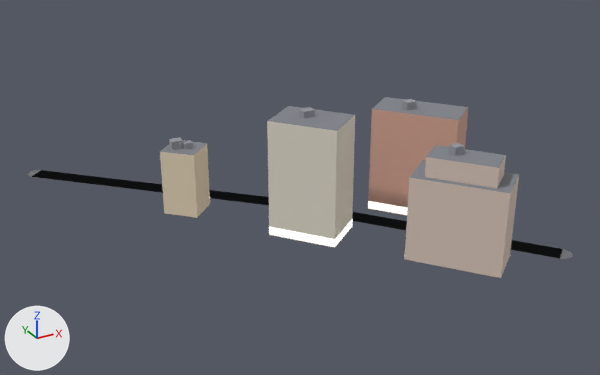
One commit to the glTF model apps/client/public/cities/moscow_synth/tiles/-3_3.glb: the scene before it, then after it.
One viewpoint serves both versions: a 50 mm lens placed at (-731.0, -1060.0, 144.0), pointed at (-586.0, -797.0, 12.0). The lights are fixed; the arrows at lower left show +X, +Y and +Z. The first picture is the older version. Vertices at exactly the same position are counted once.
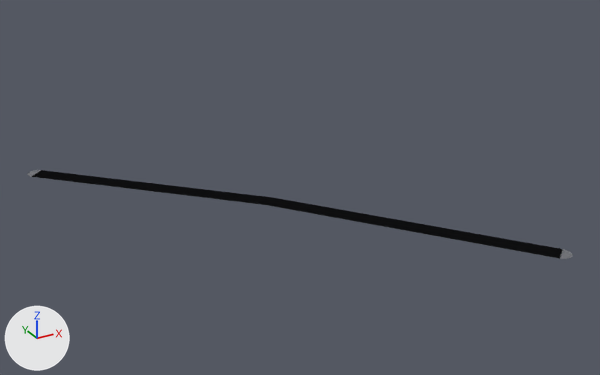
Location of each change, [x1, y1, x2, y2] in pixels of the pictures (600 x 375 px):
'Mesh_0', reshaped (51% shorter)
    before: [28, 97, 573, 278]
    after: [28, 170, 573, 259]
part 1 of me_mesh_0, deleted
    before: [160, 97, 519, 278]

Patch to the scene script:
```diff
--- a/apps/client/public/cities/moscow_synth/tiles/-3_3.glb.py
+++ b/apps/client/public/cities/moscow_synth/tiles/-3_3.glb.py
@@ me_mesh_0 @@
 # used by ob_mesh_0; location = (0.0, 0.0, 0.0)
-me_mesh_0.from_pydata(...)  # 144 vertices, 148 faces; spans x -672.0..-514.0, y -875.0..-698.0, z 0.0..48.0
+me_mesh_0.from_pydata(...)  # 28 vertices, 24 faces; spans x -672.0..-514.0, y -875.0..-698.0, z 0.0
+# me_mesh_0 part 1: 18 loose pieces with 116 vertices, spanning x -633.0..-525.0, y -874.0..-759.0, z 0.0..48.0, are deleted
 me_mesh_0.materials.append(mat_road)
-me_mesh_0.materials.append(mat_facade)
-me_mesh_0.materials.append(mat_roof)
-me_mesh_0.materials.append(mat_shop)
```
